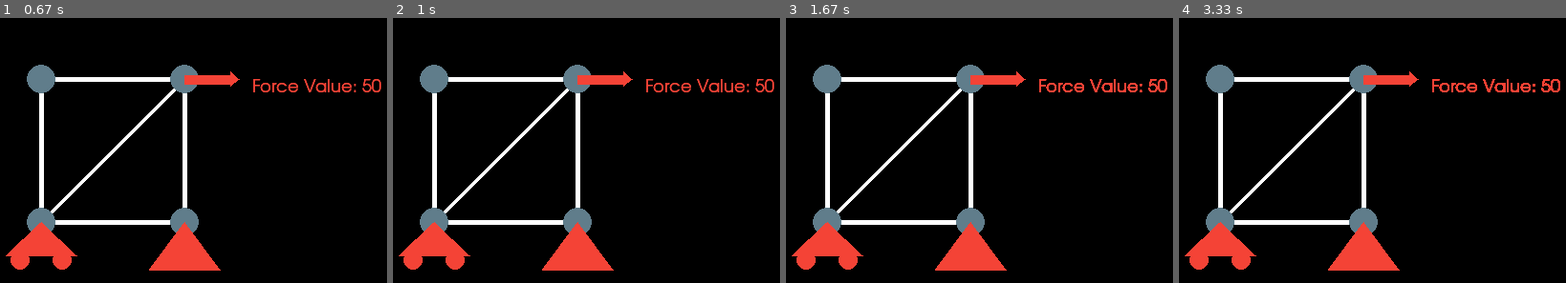
Above: before the commit, frames 1-4 (left to right).
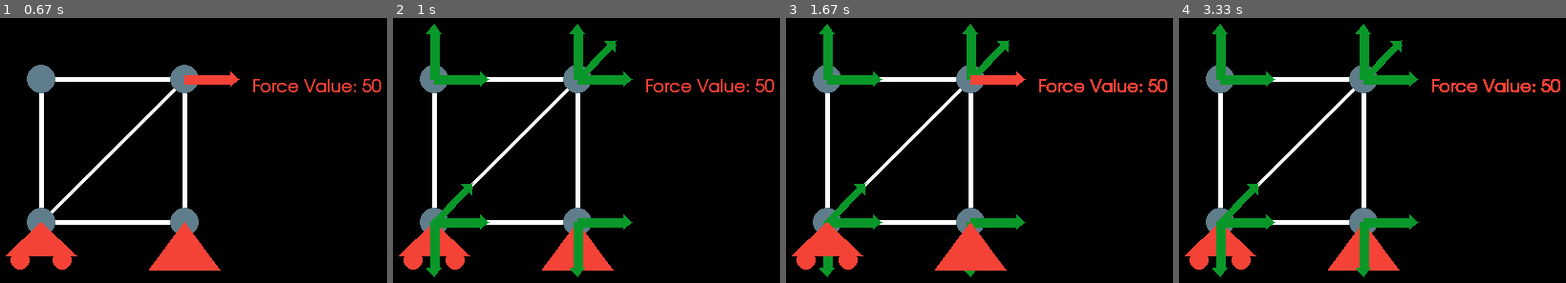
Above: after the commit, the same moments.

Repository: vinnnyr/Vinny-Truss-Solver
Game: pygame game, started from newMain.py
Same seed, same stepped clock (60 frames per second), same inputs: the game is played once before the commit and once after it. The source is Python 2; it was converted automatically to run under Python 3.
Inputs (mouse positions are in pixels of both pictures, inside the frame that each line leads up to):
- Up to frame 1 (0.67 s): hold A from 0.33 s (still down); move the mouse to (108, 208) at 0.37 s
- Up to frame 2 (1 s): release A at 0.87 s; hold S from 0.9 s (still down)
- Up to frame 3 (1.67 s): release S at 1.2 s; hold A 1.23-1.63 s
- Up to frame 4 (3.33 s): hold S 1.67-2.03 s; hold A 2.07-2.53 s; hold A 2.57-3.1 s; hold S from 3.13 s (still down)

Frame 1 is identical in both runs. In frame 2, 4.5% of the frame differs, in the area x 8-62%, y 2-98%; in frame 3, 3.3%; in frame 4, 4.5%.

Commit message:
Added visualization for 'member forces'

Diff:
--- a/newMain.py
+++ b/newMain.py
@@ -4,6 +4,7 @@
 white = (255, 255, 255)
 grey = (96, 125, 139)
 red = (244, 67, 54)
+green =  (10,151,41)
 black = (0, 0, 0)
 
 
@@ -58,7 +59,7 @@
         membInFocus.moving = False
         membInFocus.endPos = pos2
         membInFocus.endMember(pos2)
-        self.memberAdded= True
+        self.memberAdded = True
 
     def testingScenario(self):  # This function generates a known truss
         a = 300
@@ -74,23 +75,24 @@
         self.forceMembPos((a + b, a), (a + b, a + b))
         self.printMembInfo()
         self.createForce((a, a + b), 'roller')
-        #self.printMembInfo()
+        # self.printMembInfo()
         self.createForce((a + b, a + b), 'pin')
-        #self.printMembInfo()
+        # self.printMembInfo()
         self.createForce((a + b, a), 'vec')
-        #self.printMembInfo()
+        # self.printMembInfo()
 
     def getStartPos(self):
         list = []
         for m in self.membList:
             list.append(m.startPos)
         return list
+
     def printMembInfo(self):
         self.display()
-        self.membInInterest=self.membList[len(self.membList)-1]
+        self.membInInterest = self.membList[len(self.membList) - 1]
         # print("Member Numb: " + str(len(self.membList)))
         # print('....')
-        self.tempNodeList=self.membInInterest.nodeList
+        self.tempNodeList = self.membInInterest.nodeList
         # for n in self.tempNodeList:
         #     print(n)
         # print('-----------------')
@@ -110,14 +112,18 @@
         for m in self.membList:
             m.display()
             # self.structNodes = self.structNodes + m.nodeList  # This is inefiicient, creatign a whole new list everytime
+
     def get(self):
         for m in self.membList:
-            node1=m.nodeList[0]
-            node2=m.nodeList[1]
-            unit1=getUnit(node1.pos,node2.pos)
-            print(unit1)
-            unit2=getUnit(node2.pos,node1.pos)
-            print(unit2)
+            node1 = m.nodeList[0]
+            node2 = m.nodeList[1]
+            unit1 = getUnit(node1.pos, node2.pos)
+            (self.temp1,self.temp2)=unit1
+            unit2=(-self.temp1,-self.temp2)
+            node1.forceList.append(memberForce(node1.pos,unit1,False))
+            node2.forceList.append(memberForce(node2.pos, unit2, True))
+            print('Unit 1:' + str(unit1))
+            print('Unit 2:' + str(unit2))
 
 
 class Member:
@@ -169,7 +175,7 @@
         (self.x, self.y) = pos
         self.color = grey
         self.forceList = []
-        #self.label=myFont.render(str(self.pos),1, red)
+        # self.label=myFont.render(str(self.pos),1, red)
 
     def addForce(self, pos, type):
         # print(type)
@@ -178,18 +184,18 @@
         elif type == 'roller':
             self.forceList.append(Roller(pos))
         elif type == 'vec':
-            self.forceList.append(VectorForce(pos, 50, 0))
+            self.forceList.append(VectorForce(pos, 50, 0,True))
 
     def display(self):
         pygame.draw.circle(screen, self.color, self.pos, self.r)
-        #screen.blit(self.label,self.pos)
+        # screen.blit(self.label,self.pos)
         for f in self.forceList:
             f.display()
 
 
 # The following 3 classes are types of Forces
 
-#Can support x and y forces
+# Can support x and y forces
 class PinSupport:
     def __init__(self, pos):
         self.pos = pos
@@ -202,7 +208,8 @@
         self.p3 = (self.x + 37, self.y + 50)
         pygame.draw.polygon(screen, self.color, (self.p1, self.p2, self.p3), 0)
 
-#Can only support one force in a certain direction (typically straight up)
+
+# Can only support one force in a certain direction (typically straight up)
 class Roller:
     def __init__(self, pos):
         self.pos = pos
@@ -219,9 +226,10 @@
         pygame.draw.circle(screen, self.color, self.p4, 10, 0)
         pygame.draw.circle(screen, self.color, self.p5, 10, 0)
 
-#A vector force defined by value and angle from horz X axis
+
+# A vector force defined by value and angle from horz X axis
 class VectorForce:
-    def __init__(self, pos, value, angle):
+    def __init__(self, pos, value, angle,label):
         self.pos = pos
         self.value = value
         self.theta = -math.radians(angle)
@@ -230,13 +238,41 @@
         self.x2 = self.x + (self.value * math.cos(self.theta))
         self.y2 = self.y + (self.value * math.sin(self.theta))
         self.myArrow = Arrow(self.color, self.value, self.theta, self.pos, (self.x2, self.y2))
+        self.displayLabel=label
 
     def display(self):
         self.myArrow.display()
-        self.fLabel = myFont.render("Force Value: " + str(self.value), 2, red)
-        screen.blit(self.fLabel, (self.x2 + 21, self.y2))
-
-#Arrow used for VectorForce
+        if self.displayLabel:
+            self.fLabel = myFont.render("Force Value: " + str(self.value), 2, red)
+            screen.blit(self.fLabel, (self.x2 + 21, self.y2))
+
+
+class memberForce:
+    def __init__(self, pos, unit, flip):
+        (self.u1,self.u2)=unit
+        if self.u1==0:
+            if self.u2>0:
+                self.theta=90
+            else:
+                self.theta=270
+        else:
+            self.theta = math.degrees(-math.atan(self.u2 / self.u1))
+        # if self.u1>0:
+        #     if self.u2>0:
+        #         self.theta=self.theta
+        #     else:
+        #         self.theta=self.theta+90
+
+        print(self.theta)
+        self.myVec = VectorForce(pos, 50, self.theta, False)
+        self.myVec.myArrow.color=green
+        self.myVec.value = '?'
+
+    def display(self):
+        self.myVec.display()
+
+
+# Arrow used for VectorForce
 class Arrow:
     def __init__(self, color, val, theta, (x1, y1), (x2, y2)):
         self.color = color
@@ -281,13 +317,14 @@
     else:
         return list
 
-def getUnit(pos1,pos2):
-    (x1,y1)=pos1
-    (x2,y2)=pos2
-    (dx,dy)=(x2-x1,y2-y1)
-    mag=math.sqrt(dx**2 + dy**2)
-    unit=(dx/mag,dy/mag)
-    return unit #unit is a tuple, unit vec
+
+def getUnit(pos1, pos2):
+    (x1, y1) = pos1
+    (x2, y2) = pos2
+    (dx, dy) = (x2 - x1, y2 - y1)
+    mag = math.sqrt(dx ** 2 + dy ** 2)
+    unit = (dx / mag, dy / mag)
+    return unit  # unit is a tuple, unit vec
 
 
 # Pygame Stuff
@@ -296,9 +333,8 @@
 pygame.display.set_caption("Vinny's Truss Solver")
 clock = pygame.time.Clock()
 # defaultFont = pygame.font.get_default_font()
-myFont = pygame.font.SysFont(
-    'Futura',
-    18)  # IF this doesnt work, replace the string 'Futura' with the variable defaultFont
+myFont = pygame.font.SysFont('Futura',
+                             18)  # IF this doesnt work, replace the string 'Futura' with the variable defaultFont
 mainStruct = Structure()  # init structure
 count = 0
 done = False
